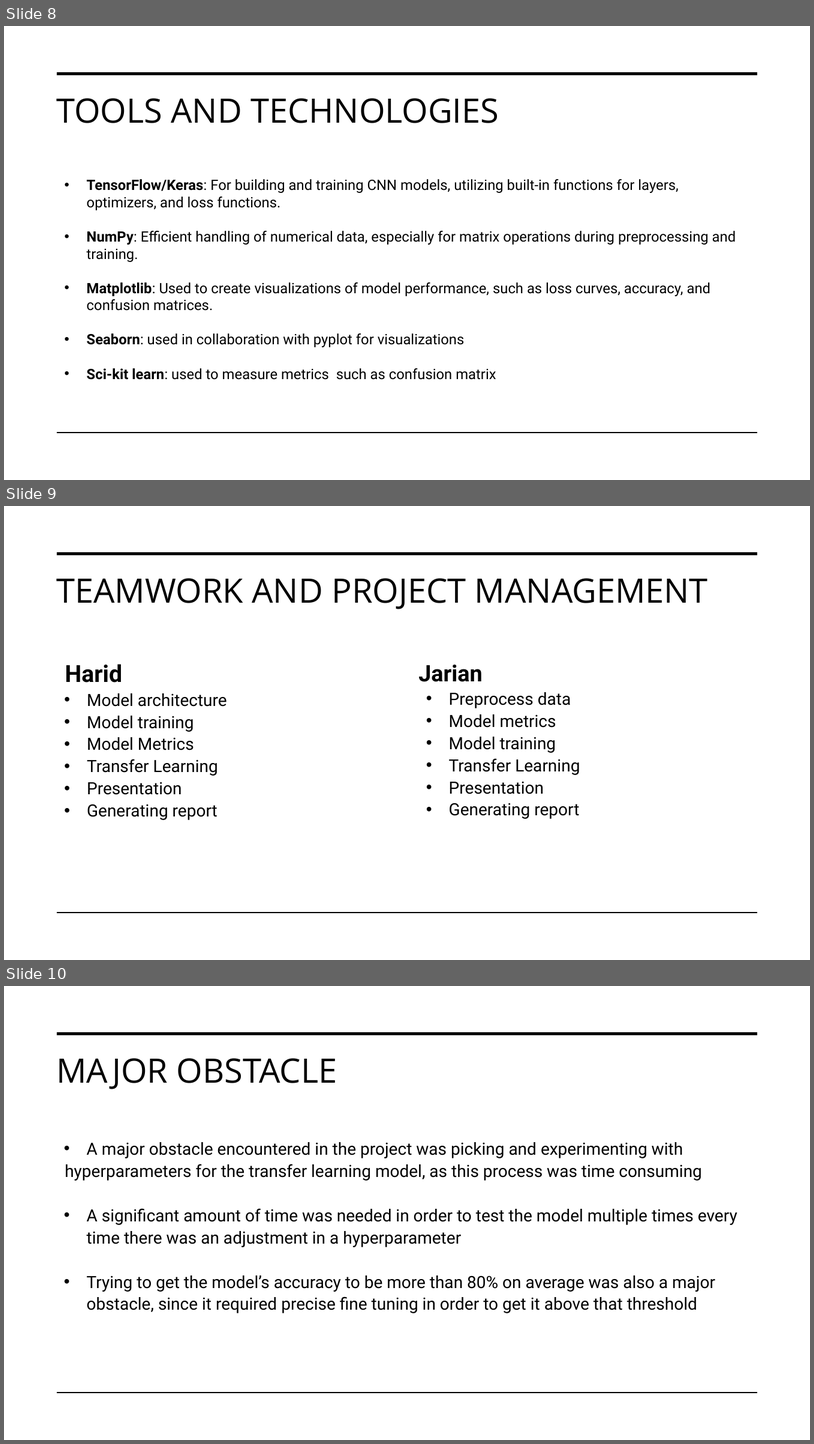
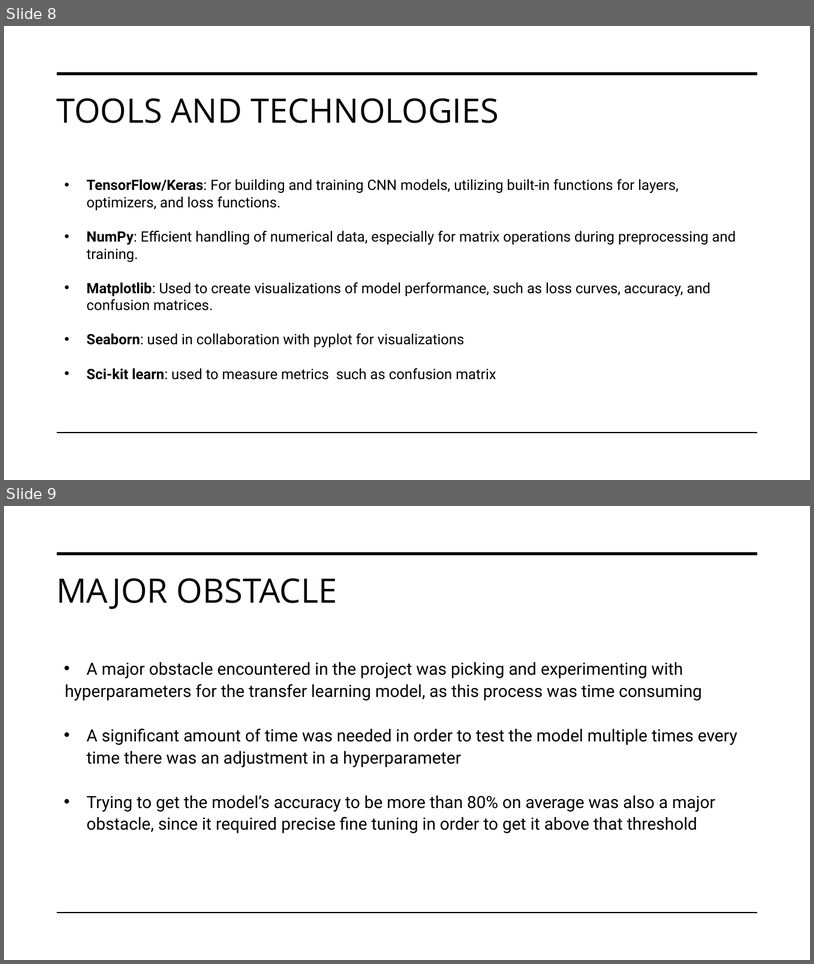
Before and after one commit to ProgrammingTechie27/Computer-Vision-Deep-Learning-Image-Classification-with-CNN, a slide deck: Image classification with CNN Presentation.pptx. Shown one above the other, each under a label of ours: slides 8, 9 and 10 before the commit, slides 8 and 9 after it. The pictures are 814x1444 and 814x964 pixels, drawn with LibreOffice and Linux fonts; fonts in the diff are those of the drawing. Boxes give left, top, right and bottom in pixels: in the first picture for what was removed or moved away, otherwise in the second. Text is boxed around its words. In the diff, an @@ line names an element or a change of style, - is before the commit and + after.

```diff
--- a/Image classification with CNN Presentation.pptx
+++ b/Image classification with CNN Presentation.pptx
@@ slide 9 removed at <box>4,506,810,960</box>, background #FFFFFF; not listed: 2 template elements that a slide beside it also shows @@
@@ title removed at <box>56,578,708,609</box> @@
-TEAMWORK AND PROJECT MANAGEMENT
@@ text removed at <box>65,664,227,820</box> @@
-Harid
-• Model architecture
-• Model training
-• Model Metrics
-• Transfer Learning
-• Presentation
-• Generating report
@@ text removed at <box>419,664,580,819</box> @@
-Jarian
-• Preprocess data
-• Model metrics
-• Model training
-• Transfer Learning
-• Presentation
-• Generating report
@@ what was slide 10 is now slide 9 @@
```
Also in this commit, not shown: 1 slide changed.
